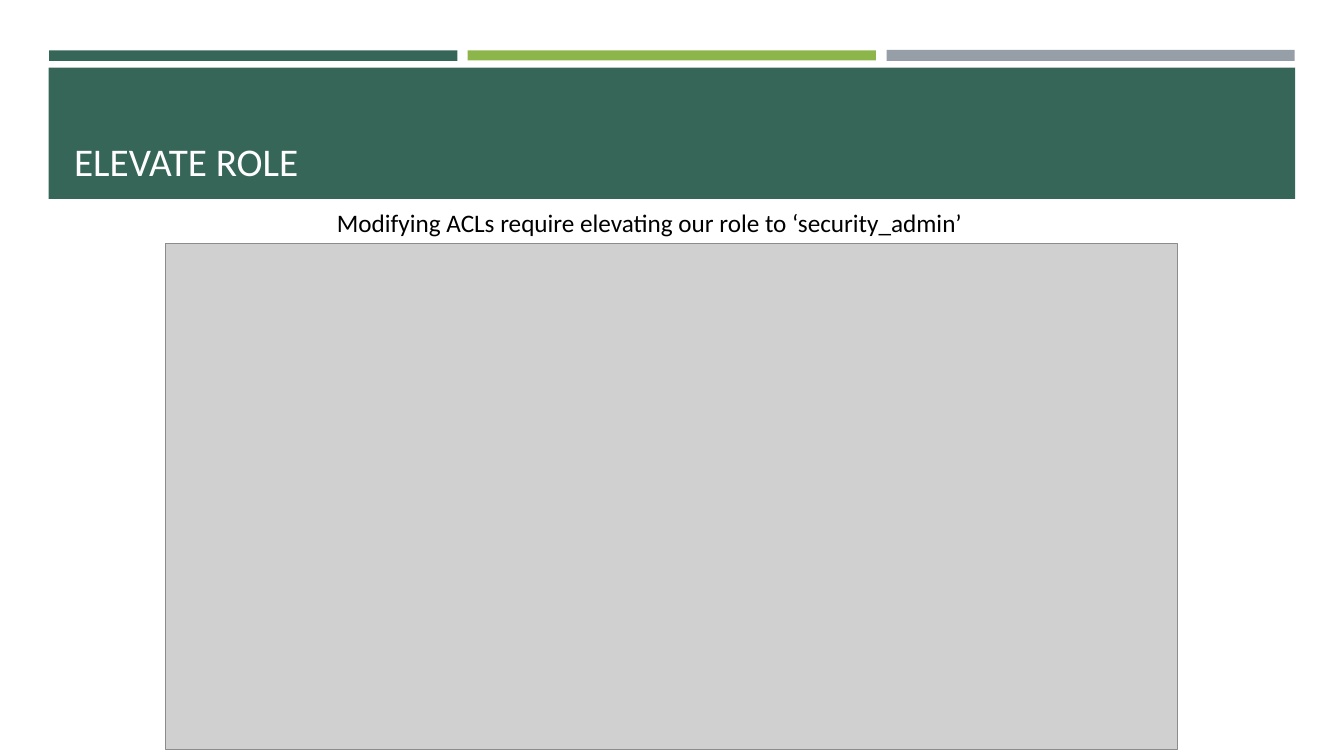
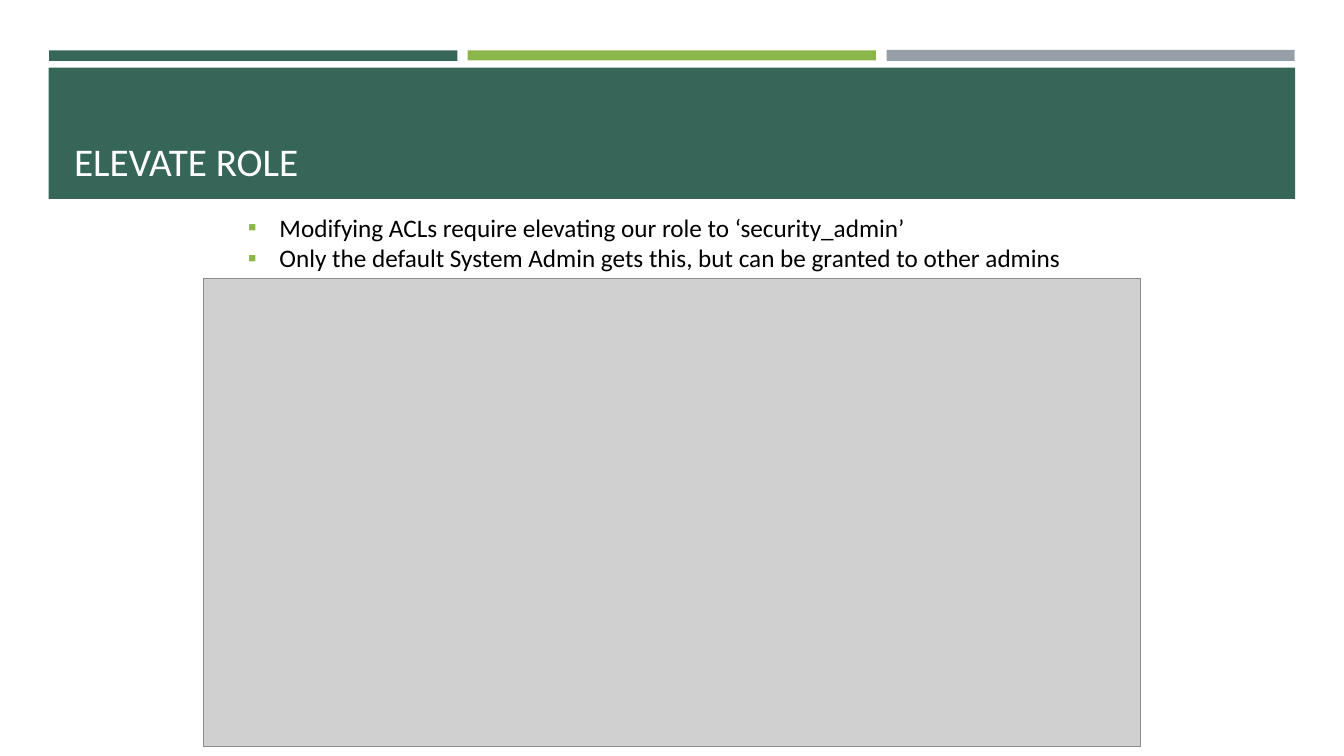
Before and after one commit to e-m-wilson/SNOW, a slide deck: slide 28 of Week_4/Database_Management_&_Platform_Security.pptx (slide 26 before the commit). Drawn at 1344x756 pixels with LibreOffice and Linux fonts; fonts in the diff are those of the drawing; grey boxes stand for pictures. Boxes give left, top, right and bottom in pixels: in the first picture for what was removed or moved away, otherwise in the second. Text is boxed around its words. In the diff, an @@ line names an element or a change of style, - is before the commit and + after.

```diff
--- a/Week_4/Database_Management_&_Platform_Security.pptx
+++ b/Week_4/Database_Management_&_Platform_Security.pptx
@@ text "Modifying ACLs require elevating our ...": place and size @@
-text "Modifying ACLs require elevating our ..." at (337,214,962,237)
+text "Modifying ACLs require elevating our ..." at (279,219,1059,272)
@@ text at (279,219,905,242): bullet none to ▪ @@
@@ text at (279,249,1059,272): paragraph added @@
+▪ Only the default System Admin gets this, but can be granted to other admins
@@ picture: place and size @@
-picture at (166,244,1179,750)
+picture at (204,278,1140,746)
```
Also in this commit, not shown: 3 other slides changed, 14 slides added, 4 other files.
